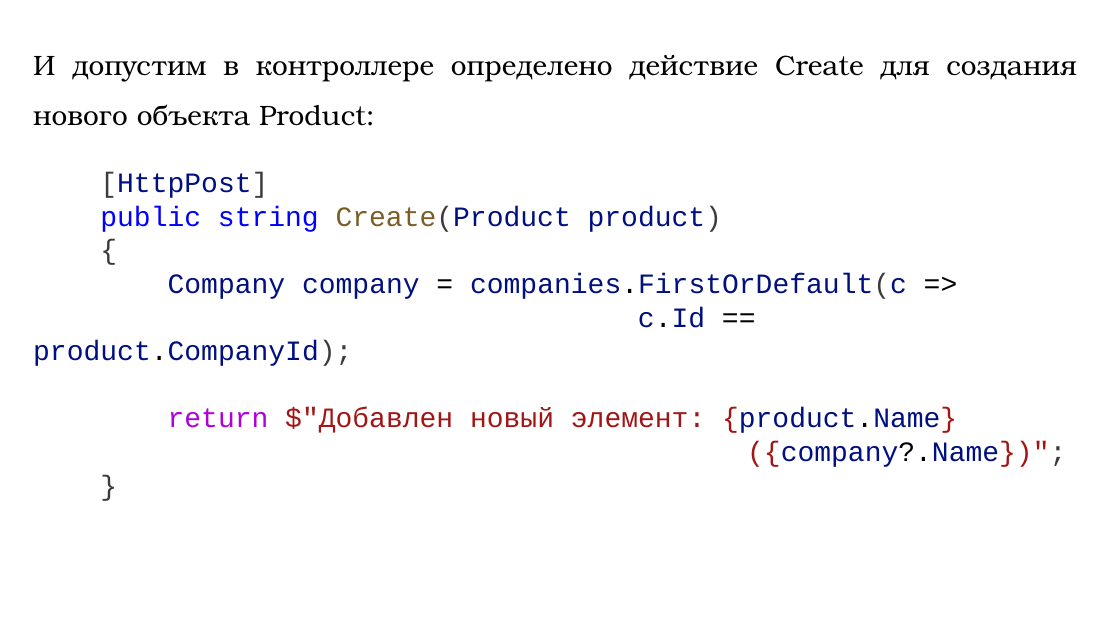
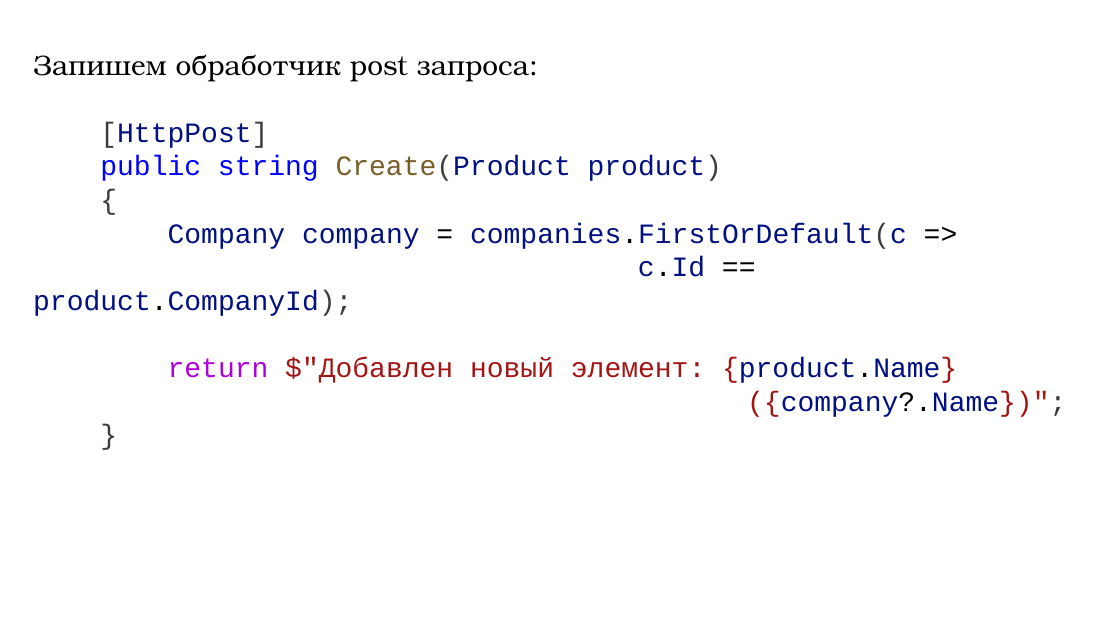
Before and after one commit to DaniilKlyukin/OOP-4, a slide deck: slide 10 of Лекции/ООП 1 лек 5.pptx. Drawn at 1120x630 pixels with LibreOffice and Linux fonts; fonts in the diff are those of the drawing. Boxes give left, top, right and bottom in pixels: in the first picture for what was removed or moved away, otherwise in the second. Text is boxed around its words. In the diff, an @@ line names an element or a change of style, - is before the commit and + after.

```diff
--- a/Лекции/ООП 1 лек 5.pptx
+++ b/Лекции/ООП 1 лек 5.pptx
@@ text at <box>33,54,530,82</box>: text changed @@
-И допустим в контроллере определено действие Create для создания нового объекта Product:
+Запишем обработчик post запроса:
```
Also in this commit, not shown: 2 other slides changed.
